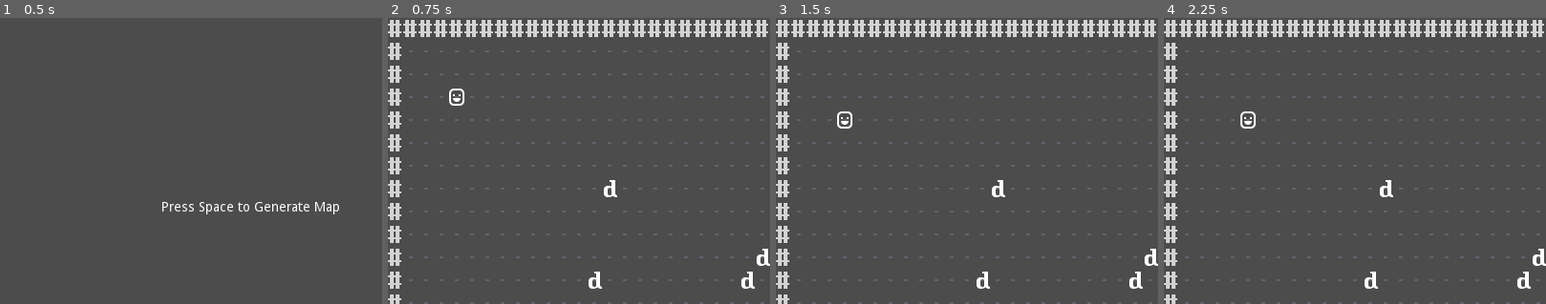
Above: before the commit, frames 1-4 (left to right).
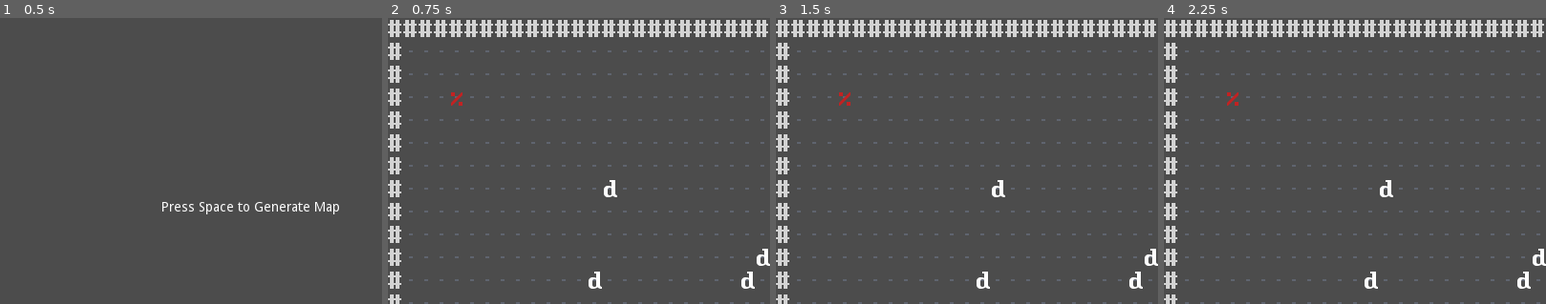
Above: after the commit, the same moments.

Repository: Zedalgo/GodotRogueSD
Game: Godot game, scene res://scene/main/MainScene.tscn
The game is run twice, just before and just after one commit, with the same random seed, the same clock (stepped at 60 frames per second) and the same inputs.
Inputs (mouse positions are % of the whole screen's width and height, from its top left):
- Up to frame 1 (0.5 s): no input
- Up to frame 2 (0.75 s): tap Space (start_game) at 0.5 s; move the mouse to (72, 45) at 0.52 s; hold Right (move_right) from 0.53 s (still down); hold Space (start_game) from 0.53 s (still down)
- Up to frame 3 (1.5 s): move the mouse to (30, 55) at 1.27 s; release Right (move_right) at 1.28 s; release Space (start_game) at 1.28 s; hold Down (move_down) from 1.28 s (still down); click (30, 55) at 1.35 s
- Up to frame 4 (2.25 s): tap Space (start_game) at 1.55, 2 s; move the mouse to (60, 28) at 2.02 s; release Down (move_down) at 2.03 s; hold Right (move_right) from 2.03 s (still down); hold Space (start_game) from 2.03 s (still down)
The pictures show only the part of the screen within x 0-50%, y 0-50%; the shares and areas given below are measured in that part.

Frame 1 is identical in both runs. In frame 2, 0.2% of the frame differs, in the area x 16-20%, y 24-31%; in frame 3, 0.2%, in the area x 16-20%, y 26-39%; in frame 4, 0.2%.
Error after the commit: Invalid get index '8' (on base: 'Array'). (res://scene/main/MainScene.gd:153)

Commit message:
working on enemy movement and attacking

Diff:
--- a/project.godot
+++ b/project.godot
@@ -10,6 +10,7 @@
 
 _global_script_classes=[  ]
 _global_script_class_icons={
+
 }
 
 [application]
@@ -26,7 +27,7 @@
 
 start_game={
 "deadzone": 0.5,
-"events": [ Object(InputEventKey,"resource_local_to_scene":false,"resource_name":"","device":0,"alt":false,"shift":false,"control":false,"meta":false,"command":false,"pressed":false,"scancode":32,"physical_scancode":0,"unicode":0,"echo":false,"script":null)
+"events": [ Object(InputEventKey,"resource_local_to_scene":false,"resource_name":"","device":0,"alt":false,"shift":false,"control":false,"meta":false,"command":false,"pressed":false,"scancode":32,"unicode":0,"echo":false,"script":null)
  ]
 }
 select={
@@ -36,27 +37,27 @@
 }
 move_up={
 "deadzone": 0.5,
-"events": [ Object(InputEventKey,"resource_local_to_scene":false,"resource_name":"","device":0,"alt":false,"shift":false,"control":false,"meta":false,"command":false,"pressed":false,"scancode":16777232,"physical_scancode":0,"unicode":0,"echo":false,"script":null)
+"events": [ Object(InputEventKey,"resource_local_to_scene":false,"resource_name":"","device":0,"alt":false,"shift":false,"control":false,"meta":false,"command":false,"pressed":false,"scancode":16777232,"unicode":0,"echo":false,"script":null)
  ]
 }
 move_down={
 "deadzone": 0.5,
-"events": [ Object(InputEventKey,"resource_local_to_scene":false,"resource_name":"","device":0,"alt":false,"shift":false,"control":false,"meta":false,"command":false,"pressed":false,"scancode":16777234,"physical_scancode":0,"unicode":0,"echo":false,"script":null)
+"events": [ Object(InputEventKey,"resource_local_to_scene":false,"resource_name":"","device":0,"alt":false,"shift":false,"control":false,"meta":false,"command":false,"pressed":false,"scancode":16777234,"unicode":0,"echo":false,"script":null)
  ]
 }
 move_left={
 "deadzone": 0.5,
-"events": [ Object(InputEventKey,"resource_local_to_scene":false,"resource_name":"","device":0,"alt":false,"shift":false,"control":false,"meta":false,"command":false,"pressed":false,"scancode":16777231,"physical_scancode":0,"unicode":0,"echo":false,"script":null)
+"events": [ Object(InputEventKey,"resource_local_to_scene":false,"resource_name":"","device":0,"alt":false,"shift":false,"control":false,"meta":false,"command":false,"pressed":false,"scancode":16777231,"unicode":0,"echo":false,"script":null)
  ]
 }
 move_right={
 "deadzone": 0.5,
-"events": [ Object(InputEventKey,"resource_local_to_scene":false,"resource_name":"","device":0,"alt":false,"shift":false,"control":false,"meta":false,"command":false,"pressed":false,"scancode":16777233,"physical_scancode":0,"unicode":0,"echo":false,"script":null)
+"events": [ Object(InputEventKey,"resource_local_to_scene":false,"resource_name":"","device":0,"alt":false,"shift":false,"control":false,"meta":false,"command":false,"pressed":false,"scancode":16777233,"unicode":0,"echo":false,"script":null)
  ]
 }
 debug_key={
 "deadzone": 0.5,
-"events": [ Object(InputEventKey,"resource_local_to_scene":false,"resource_name":"","device":0,"alt":false,"shift":false,"control":false,"meta":false,"command":false,"pressed":false,"scancode":39,"physical_scancode":0,"unicode":0,"echo":false,"script":null)
+"events": [ Object(InputEventKey,"resource_local_to_scene":false,"resource_name":"","device":0,"alt":false,"shift":false,"control":false,"meta":false,"command":false,"pressed":false,"scancode":39,"unicode":0,"echo":false,"script":null)
  ]
 }
 
--- a/scene/main/MainScene.gd
+++ b/scene/main/MainScene.gd
@@ -6,20 +6,21 @@
 var _dwarf_scene:PackedScene = preload("res://sprite/Dwarf.tscn")
 var _corpse_scene:PackedScene = preload("res://sprite/Corpse.tscn")
 
-
 var _new_GetCoord = preload("res://library/GetCoord.gd").new()
 
 var player:Sprite
 var wall:Sprite
 
+
 var entities:Array = []
+var items:Array = []
 var map:Array = []
 
 var map_generated:bool = false
+var player_turn:bool = true
 
 var tile_width:int = 16
 var tile_height:int = 24
-
 
 # Theoretically runs when the main scene happens for the first time
 func _ready():
@@ -33,19 +34,22 @@
 		print("Generating map...")
 		generate_map()
 		print("Map generated.")
-	if map_generated == true:
+	if map_generated == true && player_turn == true:
 		if Input.is_action_pressed("select"):
 			get_clicked_grid_tile()
 		if Input.is_action_pressed("debug_key"):
 			print(_new_GetCoord.vector_to_index(player.position.x, player.position.y))
 		if Input.is_action_pressed("move_down"):
-			try_move(0, 1)
+			try_move(player, 0, 1)
 		if Input.is_action_pressed("move_up"):
-			try_move(0, -1)
+			try_move(player, 0, -1)
 		if Input.is_action_pressed("move_right"):
-			try_move(1, 0)
+			try_move(player, 1, 0)
 		if Input.is_action_pressed("move_left"):
-			try_move(-1, 0)
+			try_move(player, -1, 0)
+
+		if player_turn == false:
+			enemy_phase()
 
 
 # Currently generates a static map
@@ -67,12 +71,6 @@
 				get_parent().add_child(_floor)
 				map[i].append(_floor)
 
-	# Turns the walls red via Color(R, G, B), floats[0-1]
-#	for i in range(33):
-#		for j in range(17):
-#			if map[i][j].walkable == false:
-#				map[i][j].modulate = Color(1, 0, 0)
-
 	player = _player_scene.instance()
 	player.position = _new_GetCoord.index_to_vector(3, 3)
 	get_parent().add_child(player)
@@ -83,10 +81,7 @@
 		dwarf.entity_name = "dwarf"
 		dwarf.position = _new_GetCoord.index_to_vector(round(rand_range(1, 32)), round(rand_range(1, 15)))
 		get_parent().add_child(dwarf)
-		print(dwarf.name)
 		entities.append(dwarf)
-
-	print(entities)
 
 # Identifies any entities in a grid index tile and prints them to the console
 # Creatures use .entity_name instead of .name because godot won't let two nodes share a .name
@@ -100,9 +95,9 @@
 			entity = "a %s " % entities[i].entity_name
 	print("There is ", entity)
 
-func try_move(dx, dy):
-	var try_vec_x = player.position.x + (dx * tile_width)
-	var try_vec_y = player.position.y + (dy * tile_height)
+func try_move(entity, dx, dy):
+	var try_vec_x = entity.position.x + (dx * tile_width)
+	var try_vec_y = entity.position.y + (dy * tile_height)
 	var try_index:Vector2 = _new_GetCoord.vector_to_index(try_vec_x, try_vec_y)
 	if map[try_index.x][try_index.y].walkable == false:
 		print("That's a wall")
@@ -118,8 +113,9 @@
 			print("Something's in the way, and you strike it!")
 			attack(player, blocking_entity)
 		else:
-			player.position.x = try_vec_x
-			player.position.y = try_vec_y
+			entity.position.x = try_vec_x
+			entity.position.y = try_vec_y
+			player_turn = false
 
 		entity_is_blocking = false
 
@@ -131,10 +127,28 @@
 		corpse.position = defender.position
 		corpse.entity_name = "%s corpse" % defender.entity_name
 		get_parent().add_child(corpse)
-		entities.append(corpse)
+		items.append(corpse)
 		# The godot node isn't removed by the next line, so I'll need to find a way to do something about that later
 		defender.visible = false
 		for i in range(entities.size()):
 			if entities[i].position == defender.position:
 				entities.remove(i)
 				break
+
+func enemy_phase():
+	var direction:int
+	for i in range(1, entities.size()):
+		print(entities.size())
+		direction = round(rand_range(4,5))
+		if direction == 0:
+			try_move(entities[i], 0, -1)
+		if direction == 1:
+			try_move(entities[i], 0, 1)
+		if direction == 2:
+			try_move(entities[i], -1, 0)
+		if direction == 3:
+			try_move(entities[i], 1, 0)
+		if direction > 3:
+			pass
+		attack(entities[i], player)
+	player_turn = true
--- a/sprite/Player.gd
+++ b/sprite/Player.gd
@@ -1,5 +1,8 @@
 extends Node2D
 
-export var entity_name:String = "Player"
 export var health:int = 20
 export var damage:int = 10
+
+export var entity_name:String = "Player"
+
+var walkable = false
